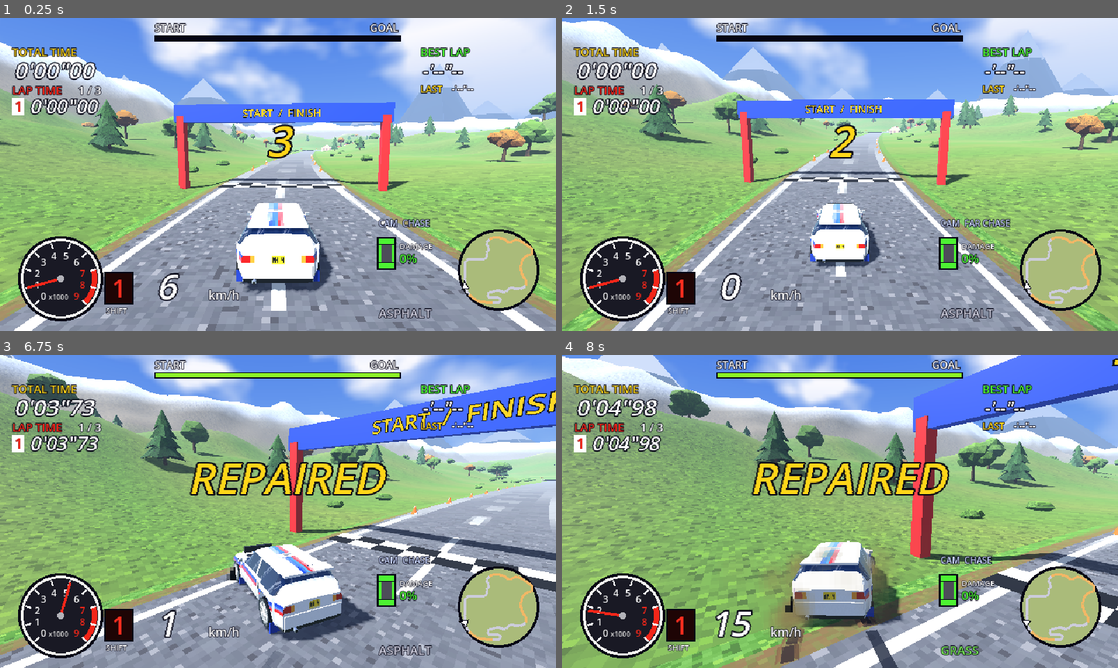
Above: before the commit, frames 1-4 (two rows, left to right).
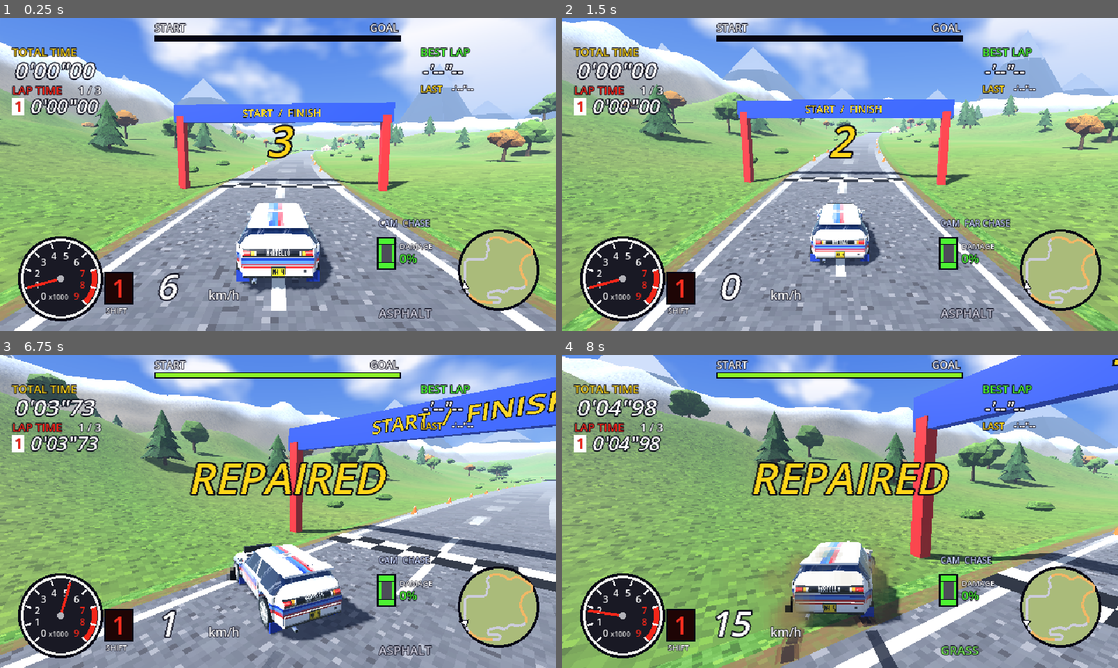
Above: after the commit, the same moments.

Repository: NiklasRenner/opus-rally-game
Game: Godot game, scene res://main.tscn
Two runs of this game, one before a commit and one after it. Both use one fixed random seed, a clock stepped at 60 frames per second and the inputs below. This scene is started directly instead of the project's main scene.
Inputs:
- Up to frame 1 (0.25 s): no input
- Up to frame 2 (1.5 s): tap Enter (ui_accept) at 0.5, 0.77, 1.07 s; hold D (steer_right) 0.53-1.28 s; hold C (camera) 0.53-1.28 s; hold S (brake) from 1.28 s (still down); tap T (repair) at 1.35 s
- Up to frame 3 (6.75 s): tap Enter (ui_accept) at 1.52, 1.82, 3.02, 3.32, 3.77, 4.07, 4.52, 4.82, 6.02, 6.32 s; release S (brake) at 2.03 s; hold D (steer_right) 2.03-2.78 s; hold C (camera) 2.03-2.78 s; hold W (accelerate) 2.78-3.53 s; tap T (repair) at 2.85, 4.35, 5.85 s; hold C (camera) 3.53-4.28 s; hold A (steer_left) 3.53-5.03 s; hold S (brake) 5.03-5.78 s; hold C (camera) 5.03-5.78 s; hold D (steer_right) 5.78-6.53 s; hold W (accelerate) from 6.53 s (still down); hold C (camera) from 6.53 s (still down)
- Up to frame 4 (8 s): tap Enter (ui_accept) at 6.77, 7.07, 7.52, 7.82 s; release W (accelerate) at 7.28 s; release C (camera) at 7.28 s; hold D (steer_right) from 7.28 s (still down); tap T (repair) at 7.35 s

The runs differ from the first frame. In frame 1, 1.2% of the frame differs, in the area x 42-58%, y 62-88%; in frame 2, 0.6%; in frame 3, 1.1%; in frame 4, 1.1%.

Commit message:
Give the Pleiad and Martello proper rear ends
The tail now sits up off the road with a black diffuser, so the tyres and
mud flaps show from behind. The back of the livery atlas gets full
tail-light clusters (lens, indicator, reverse lamp), the maker's name on a
garnish or black light panel, stripes wrapping round, a bumper shut line and
a bordered plate, and nose and tail are shaded round their corners.

Co-Authored-By: Claude Opus 5.5 (1M context) <noreply@anthropic.com>

Diff:
--- a/scripts/cars.gd
+++ b/scripts/cars.gd
@@ -43,9 +43,9 @@
 		"mesh": "res://models/martello.glb",
 		"profile": [[-2.01, 0.04, 0.0]],
 		"livery": {"kind": "bands", "base": Color(0.95, 0.95, 0.94), "a": Color(0.08, 0.20, 0.62), "b": Color(0.86, 0.10, 0.10)},
-		"atlas": {"front": 1.98, "rear": -1.98, "belt": 0.9, "doors": [0.85, -0.42, -0.87], "band": 0.8, "sponsor_z": 0.47,
-			"bonnet": [1.9, 0.85], "roof": [0.15, -1.45], "screen": 0.2, "head": [0.6, 0.72], "tail": [0.64, 0.8],
-			"plate": 0.72},
+		"atlas": {"front": 1.98, "rear": -1.98, "belt": 0.9, "doors": [0.85, -0.42, -0.87], "band": 0.76, "sponsor_z": 0.44,
+			"bonnet": [1.9, 0.85], "roof": [0.15, -1.45], "screen": 0.2, "head": [0.6, 0.72], "tail": [0.79, 0.92],
+			"bumper": 0.6},
 		"rims": Color(0.92, 0.92, 0.90),
 		"flaps": Color(0.08, 0.20, 0.62),
 		"stats": {"power": 1.0, "grip": 1.0, "steer": 1.0, "mass": 1200.0},
@@ -62,8 +62,8 @@
 		"profile": [[-2.21, 0.04, 0.0]],
 		"livery": {"kind": "split", "base": Color(0.10, 0.22, 0.66), "a": Color(0.10, 0.22, 0.66), "b": Color(1.0, 0.82, 0.08)},
 		"atlas": {"front": 2.18, "rear": -2.18, "belt": 0.9, "doors": [0.9, -0.35, -0.87], "sponsor_z": 0.42,
-			"bonnet": [2.05, 0.95], "roof": [0.05, -0.7], "screen": 0.1, "head": [0.6, 0.71], "tail": [0.68, 0.82],
-			"plate": 0.74},
+			"bonnet": [2.05, 0.95], "roof": [0.05, -0.7], "screen": 0.1, "head": [0.6, 0.71], "tail": [0.68, 0.84],
+			"bumper": 0.62},
 		"rims": Color(0.85, 0.68, 0.22),
 		"flaps": Color(0.95, 0.95, 0.95),
 		"stats": {"power": 0.97, "grip": 1.04, "steer": 0.98, "mass": 1230.0},
--- a/scripts/tex_gen.gd
+++ b/scripts/tex_gen.gd
@@ -865,14 +865,7 @@
 			Color(1.0, 0.85, 0.45))
 		_box_px(img, _end_px(true, s * 0.5, 0.34), _end_px(true, s * 0.68, 0.44), Color(1.0, 0.9, 0.5))
 	_box_px(img, _end_px(true, -0.4, 0.25), _end_px(true, 0.4, 0.42), black)
-	# back: tail lights, plate, diffuser
-	var tz: Array = at["tail"]
-	for s in [-1.0, 1.0]:
-		_box_px(img, _end_px(false, s * 0.5, tz[0]), _end_px(false, s * 0.84, tz[1]), Color(0.75, 0.06, 0.04))
-		_box_px(img, _end_px(false, s * 0.5, tz[0]), _end_px(false, s * 0.6, tz[1]), Color(0.95, 0.6, 0.15))
-	var pc := _end_px(false, 0.0, at["plate"])
-	_text_px(img, spec.get("plate", "RR 98"), pc, 1, black, Color(1.0, 0.85, 0.1))
-	_box_px(img, _end_px(false, -0.8, 0.2), _end_px(false, 0.8, 0.3), black)
+	_paint_tail(img, spec, black, light)
 	# underside, and the bottom rows the underside maps to
 	img.fill_rect(Rect2i(0, 250, 256, 6), black)
 	_bake_light(img)
@@ -888,6 +881,54 @@
 		for x in 256:
 			var c := img.get_pixel(x, y)
 			img.set_pixel(x, y, Color(c.r * k, c.g * k, c.b * k))
+	# nose and tail: lit in the middle, falling off round the corners
+	for y in range(192, 250):
+		var z := AH * (1.0 - float(y - 192) / 64.0)
+		for x in 256:
+			var across := absf(float(x % 128) / 64.0 - 1.0)
+			var k := lerpf(1.04, 0.78, smoothstep(0.6, 0.95, across)) * lerpf(0.86, 1.0, smoothstep(0.2, 0.7, z))
+			var c := img.get_pixel(x, y)
+			img.set_pixel(x, y, Color(c.r * k, c.g * k, c.b * k))
+
+
+## The back: livery wrapped round, tail-light clusters, the maker's name on a
+## dark panel or garnish between them, a recessed plate on the bumper and a
+## black diffuser underneath.
+static func _paint_tail(img: Image, spec: Dictionary, black: Color, light: Color) -> void:
+	var lv: Dictionary = spec["livery"]
+	var at: Dictionary = spec["atlas"]
+	var base: Color = lv["base"]
+	var tz: Array = at["tail"]
+	var bz: float = at["bumper"]
+	var t0: float = tz[0]
+	var t1: float = tz[1]
+	match lv["kind"]:
+		"bands":  # stripes carry on across the back, a black light panel above them
+			for band in [[0.0, lv["a"]], [1.0, light], [2.0, lv["b"]]]:
+				var z1: float = at["band"] - band[0] * 0.065
+				_box_px(img, _end_px(false, -1.0, z1 - 0.065), _end_px(false, 1.0, z1), band[1])
+			_box_px(img, _end_px(false, -0.86, t0 - 0.01), _end_px(false, 0.86, t1 + 0.01), black)
+		"split":  # waist pinstripe wraps round, a garnish between the lights
+			var belt: float = at["belt"]
+			_box_px(img, _end_px(false, -1.0, belt - 0.07), _end_px(false, 1.0, belt - 0.045), lv["b"])
+			_box_px(img, _end_px(false, -0.44, t0 + 0.02), _end_px(false, 0.44, t1 - 0.02), base.darkened(0.6))
+	var maker: String = (spec["name"] as String).get_slice(" ", 0)
+	_text_px(img, maker, _end_px(false, 0.0, (t0 + t1) * 0.5), 1, Color(0.95, 0.95, 0.9) if lv["kind"] == "bands" else lv["b"])
+	for s in [-1.0, 1.0]:
+		# cluster: black surround, big red lens, amber indicator and white reverse lamp inboard
+		_box_px(img, _end_px(false, s * 0.43, t0), _end_px(false, s * 0.87, t1), black)
+		_box_px(img, _end_px(false, s * 0.58, t0 + 0.02), _end_px(false, s * 0.85, t1 - 0.02), Color(0.78, 0.07, 0.05))
+		_box_px(img, _end_px(false, s * 0.6, t1 - 0.05), _end_px(false, s * 0.83, t1 - 0.035), Color(1.0, 0.45, 0.4))
+		_box_px(img, _end_px(false, s * 0.51, t0 + 0.02), _end_px(false, s * 0.57, t1 - 0.02), Color(0.98, 0.6, 0.12))
+		_box_px(img, _end_px(false, s * 0.45, t0 + 0.02), _end_px(false, s * 0.5, t1 - 0.02), Color(0.92, 0.92, 0.88))
+	# bumper: shut line, recessed plate, tow eye, diffuser
+	_box_px(img, _end_px(false, -0.9, bz), _end_px(false, 0.9, bz - 0.015), base.darkened(0.5))
+	var pc := _end_px(false, 0.0, bz - 0.13)
+	_text_px(img, spec.get("plate", "RR 98"), pc, 1, black, Color(1.0, 0.85, 0.1), Color(0.12, 0.12, 0.13))
+	_box_px(img, _end_px(false, 0.55, bz - 0.15), _end_px(false, 0.62, bz - 0.11), Color(0.2, 0.2, 0.22))
+	_box_px(img, _end_px(false, -1.0, 0.0), _end_px(false, 1.0, 0.37), Color(0.08, 0.08, 0.09))
+	for x in range(-80, 81, 16):
+		_box_px(img, _end_px(false, x * 0.01, 0.24), _end_px(false, x * 0.01 + 0.03, 0.36), Color(0.16, 0.16, 0.18))
 
 
 ## Glass in the same atlas layout: dark tint, diagonal glints and the sun
Binary file changed: models/martello.glb
Binary file changed: models/pleiad.glb
Not shown, changed: art/cars/build_cars.py
Not shown, changed: art/cars/martello.blend
Not shown, changed: art/cars/pleiad.blend
